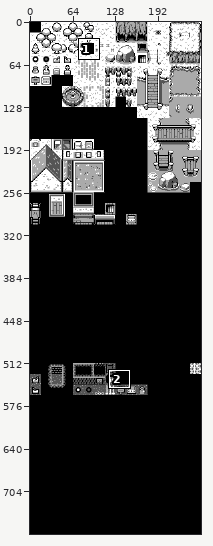
File history of a sprite sheet, assets/tiles.png. The picture above shows the old version from afar; the outline marks the close-up.
Close-up. Before the commit:
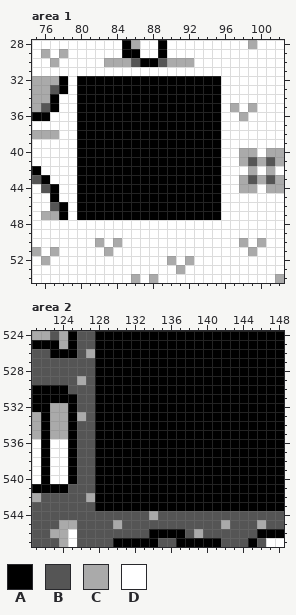
The file is 256x768 pixels. Shown: area 1: x 75..102, y 28..54; area 2: x 121..148, y 524..547.
Palette (. is transparent): A #000000  B #555555  C #aaaaaa  D #ffffff
Pixels before, area 1, first column x 75:
28 DDDDDDDDDDACDDADDDDDDDDDCDDD
29 DCDCDDDDDDAADDADDDDDDDDDDDDD
30 DDCDDDDDCCCBAABCCCDDDDDDDDDD
31 DDDDDDDDDDDDDDDDDDDDDDDDDDDD
32 CCCADAAAAAAAAAAAAAAAADDDDDDD
33 CCBADAAAAAAAAAAAAAAAADDDDDDD
34 CCADDAAAAAAAAAAAAAAAADDDDDDD
35 CBADDAAAAAAAAAAAAAAAADCDCDDD
36 AADDDAAAAAAAAAAAAAAAADDCDDDD
37 DDDDDAAAAAAAAAAAAAAAADDDDDDD
38 CCCDDAAAAAAAAAAAAAAAADDDDDDD
39 DDDDDAAAAAAAAAAAAAAAADDDDDDD
40 DDDDDAAAAAAAAAAAAAAAADDCCDCC
41 DDDDDAAAAAAAAAAAAAAAADDCBCBC
42 ADDDDAAAAAAAAAAAAAAAADDDCDCD
43 BADDDAAAAAAAAAAAAAAAADDCBCBC
44 DBADDAAAAAAAAAAAAAAAADDCCDCC
45 DDADDAAAAAAAAAAAAAAAADDDDDDD
46 DDBADAAAAAAAAAAAAAAAADDDDDDD
47 DCCADAAAAAAAAAAAAAAAADDDDDDD
48 DDDDDDDDDDDDDDDDDDDDDDDDDDDD
49 DDDDDDDDDDDDDDDDDDDDDDDDDDDD
50 DDDDDDDCDCDDDDDDDDDDDDDCDCDD
51 CDCDDDDDCDDDDDDDDDDDDDDDCDDD
52 DCDDDDDDDDDDDDDCDCDDDDDDDDDD
53 DDDDDDDDDDDDDDDDCDDDDDDDDDDD
54 DDDDDDDDDDDCDCDDDDDDDDDDDDDC
Pixels before, area 2, first column x 121:
524 CCBCABBAAAAAAAAAAAAAAAAAAAAA
525 AAACABBAAAAAAAAAAAAAAAAAAAAA
526 BBAAABCAAAAAAAAAAAAAAAAAAAAA
527 BBBBBBBAAAAAAAAAAAAAAAAAAAAA
528 BBBBBBBAAAAAAAAAAAAAAAAAAAAA
529 BBBBBCBAAAAAAAAAAAAAAAAAAAAA
530 AAAABBBAAAAAAAAAAAAAAAAAAAAA
531 AAAAABBAAAAAAAAAAAAAAAAAAAAA
532 AACCABBAAAAAAAAAAAAAAAAAAAAA
533 CACCACBAAAAAAAAAAAAAAAAAAAAA
534 CACCABBAAAAAAAAAAAAAAAAAAAAA
535 CACCABBAAAAAAAAAAAAAAAAAAAAA
536 DADDABBAAAAAAAAAAAAAAAAAAAAA
537 DADDABBAAAAAAAAAAAAAAAAAAAAA
538 DADDABBAAAAAAAAAAAAAAAAAAAAA
539 DADDABBAAAAAAAAAAAAAAAAAAAAA
540 DADDABBAAAAAAAAAAAAAAAAAAAAA
541 AAAABBBAAAAAAAAAAAAAAAAAAAAA
542 CBBBBBCAAAAAAAAAAAAAAAAAAAAA
543 BBBBBBBAAAAAAAAAAAAAAAAAAAAA
544 BBBBBBBBBBBBBCBBBBBBBBBBBBBB
545 BBBCCBBBBCBBBBBBBBBBBCBBBCBB
546 BBCCDBBBBBBBBAAAABCBBBBBBAAA
547 BBBCDBBBBAAAAABBAAAAABBBABDD
Once edited:
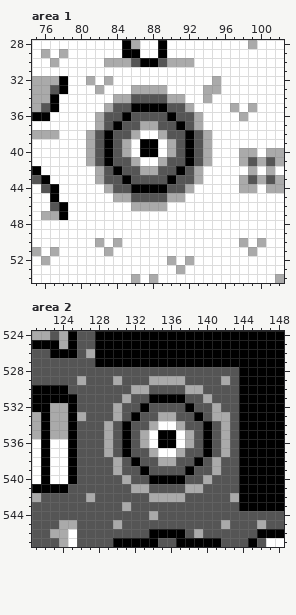
Difference:
Area 1:
y 32: x 80..95 AAAAAAAAAAAAAAAA -> DCDCDDDDDDDDDDDC
y 33: x 80..95 AAAAAAAAAAAAAAAA -> DDCDDDCCCCDDDDCC
y 34: x 80..95 AAAAAAAAAAAAAAAA -> DDDDCCBBBBCCDDCD
y 35: x 80..85 AAAAAA -> DDDCBB; x 90..95 AAAAAA -> BBCDDD
y 36: x 80..84 AAAAA -> DDCBB; x 86..89 AAAA -> BBBB; x 91..95 AAAAA -> BBCDD
y 37: x 80..83 AAAA -> DDCB; x 85..90 AAAAAA -> BBCCBB; x 92..95 AAAA -> BCDD
y 38: x 80..82 AAA -> DCB; x 84..91 AAAAAAAA -> BBCDDCBB; x 93..95 AAA -> BCD
y 39..40: x 80..82 AAA -> DCB; x 84..86 AAA -> BCD; x 89..91 AAA -> DCB; x 93..95 AAA -> BCD
y 41: x 80..82 AAA -> DCB; x 84..91 AAAAAAAA -> BBCDDCBB; x 93..95 AAA -> BCD
y 42: x 80..83 AAAA -> DDCB; x 85..90 AAAAAA -> BBCCBB; x 92..95 AAAA -> BCDD
y 43: x 80..84 AAAAA -> DDCBB; x 86..89 AAAA -> BBBB; x 91..95 AAAAA -> BBCDD
y 44: x 80..85 AAAAAA -> DDDCBB; x 90..95 AAAAAA -> BBCDDD
y 45: x 80..95 AAAAAAAAAAAAAAAA -> DDDDCCBBBBCCDDDD
y 46: x 80..95 AAAAAAAAAAAAAAAA -> DDDDDDCCCCDDDDDD
y 47: x 80..95 AAAAAAAAAAAAAAAA -> DDDDDDDDDDDDDDDD
Area 2:
y 528: x 128..143 AAAAAAAAAAAAAAAA -> BBBBBBBBBBBBBBBB
y 529: x 128..143 AAAAAAAAAAAAAAAA -> BBCBBBCCCCBBBBCB
y 530: x 128..143 AAAAAAAAAAAAAAAA -> BBBBCCBBBBCCBBBB
y 531: x 128..133 AAAAAA -> BBBCBB; x 138..143 AAAAAA -> BBCBBB
y 532: x 128..132 AAAAA -> BBCBB; x 134..137 AAAA -> BBBB; x 139..143 AAAAA -> BBCBB
y 533: x 128..131 AAAA -> BBCB; x 133..138 AAAAAA -> BBCCBB; x 140..143 AAAA -> BCCB
y 534: x 128..130 AAA -> BCB; x 132..139 AAAAAAAA -> BBCDDCBB; x 141..143 AAA -> BCB
y 535..536: x 128..130 AAA -> BCB; x 132..134 AAA -> BCD; x 137..139 AAA -> DCB; x 141..143 AAA -> BCB
y 537: x 128..130 AAA -> BCB; x 132..139 AAAAAAAA -> BBCDDCBB; x 141..143 AAA -> BCB
y 538: x 128..131 AAAA -> BBCB; x 133..138 AAAAAA -> BBCCBB; x 140..143 AAAA -> BCBB
y 539: x 128..132 AAAAA -> BBCBB; x 134..137 AAAA -> BBBB; x 139..143 AAAAA -> BBCBB
y 540: x 128..133 AAAAAA -> BBBCBB; x 138..143 AAAAAA -> BBCBBB
y 541: x 128..143 AAAAAAAAAAAAAAAA -> BBBBCCBBBBCCBBBB
y 542: x 128..143 AAAAAAAAAAAAAAAA -> BBBBBBCCCCBBBBBC
y 543: x 128..143 AAAAAAAAAAAAAAAA -> BBBCBBBBBBBBBBBB
